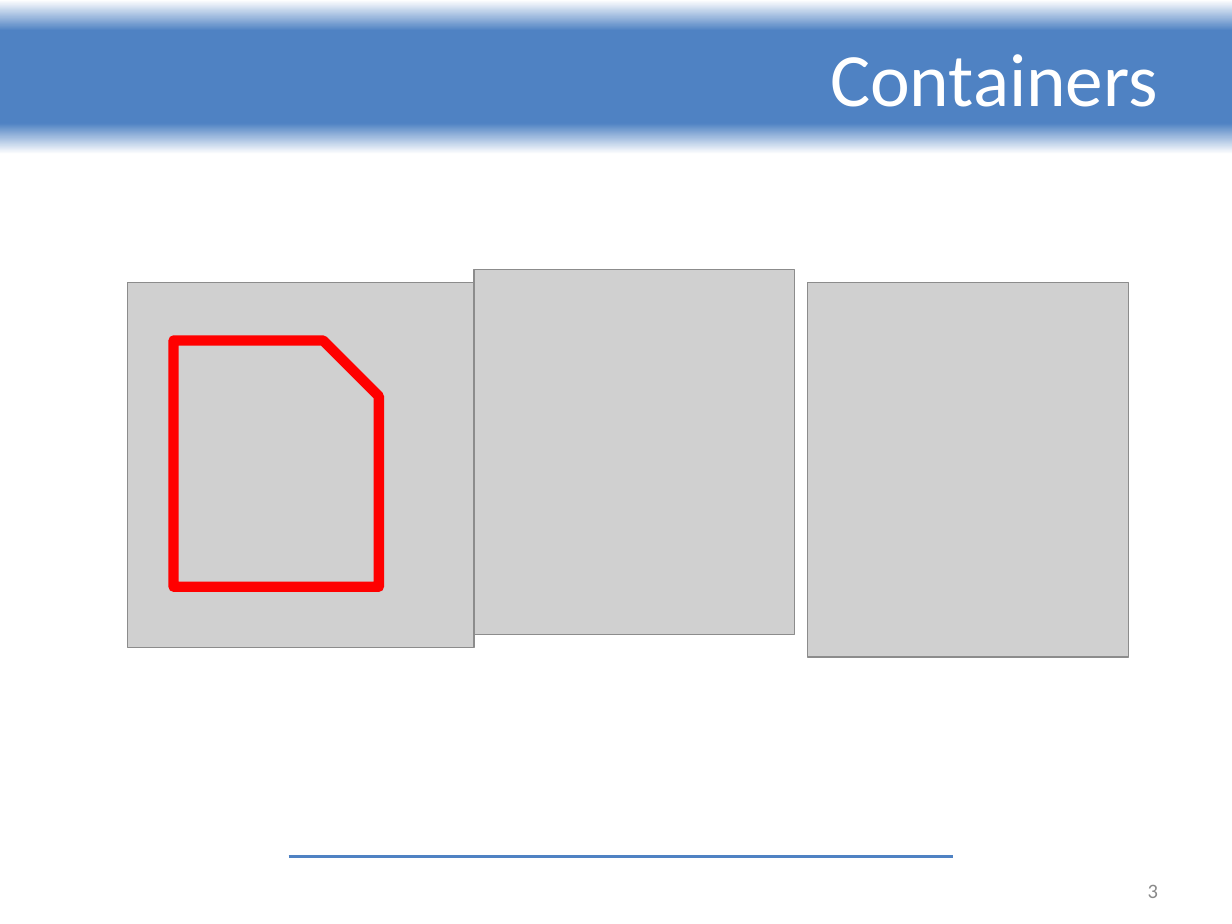
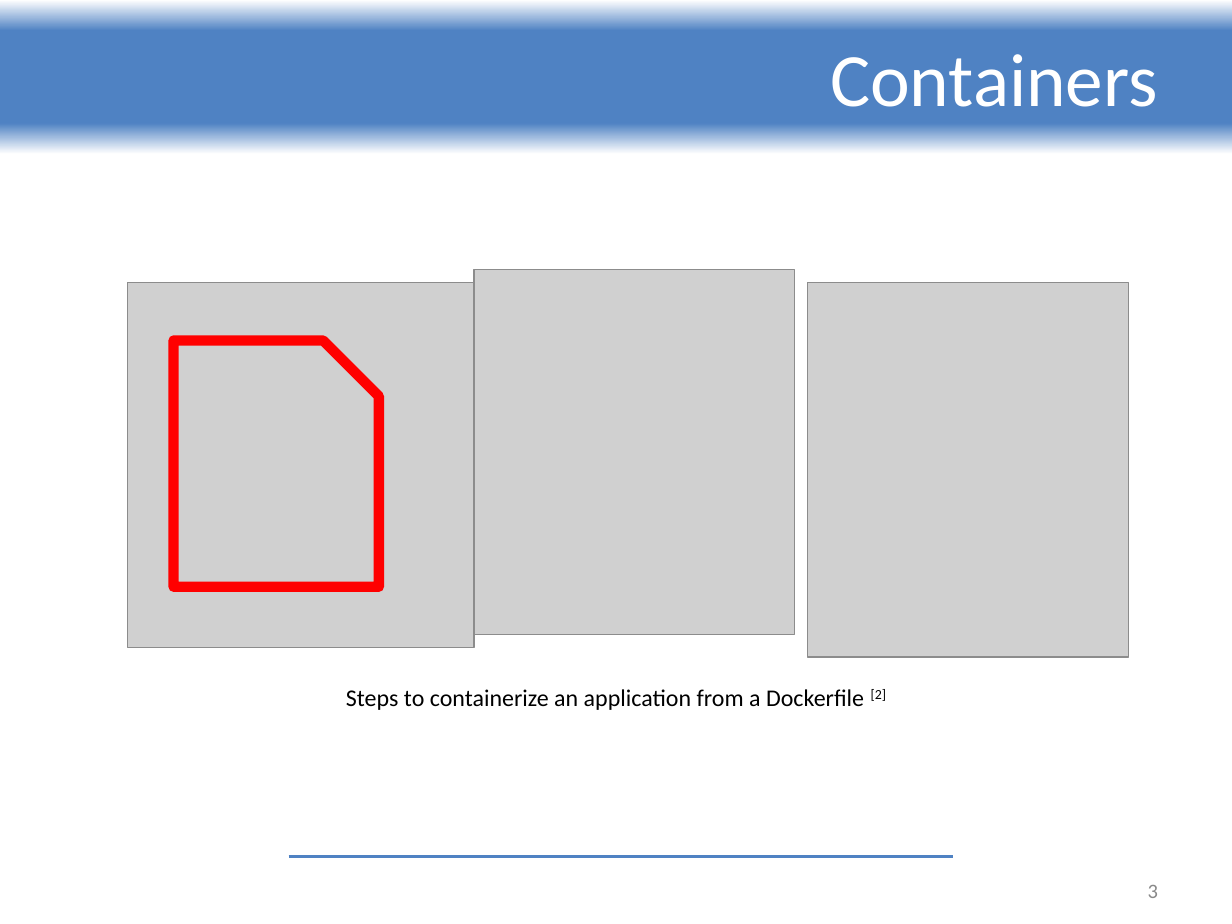
Before and after one commit to ReGeLePuMa/diploma, a slide deck: slide 3 of thesis/Diploma 2024-2025 - PETREA Andrei.pptx. Drawn at 1232x924 pixels with LibreOffice and Linux fonts; fonts in the diff are those of the drawing; grey boxes stand for pictures; background and template pictures are left out. Boxes give left, top, right and bottom in pixels: in the first picture for what was removed or moved away, otherwise in the second. Text is boxed around its words. In the diff, an @@ line names an element or a change of style, - is before the commit and + after.

Commit message:
Update final presentation

```diff
--- a/thesis/Diploma 2024-2025 - PETREA Andrei.pptx
+++ b/thesis/Diploma 2024-2025 - PETREA Andrei.pptx
@@ text added at [346,689,887,710], 14 pt, text #000000 @@
+Steps to containerize an application from a Dockerfile [2]
```
Also in this commit, not shown: 5 other slides changed.
